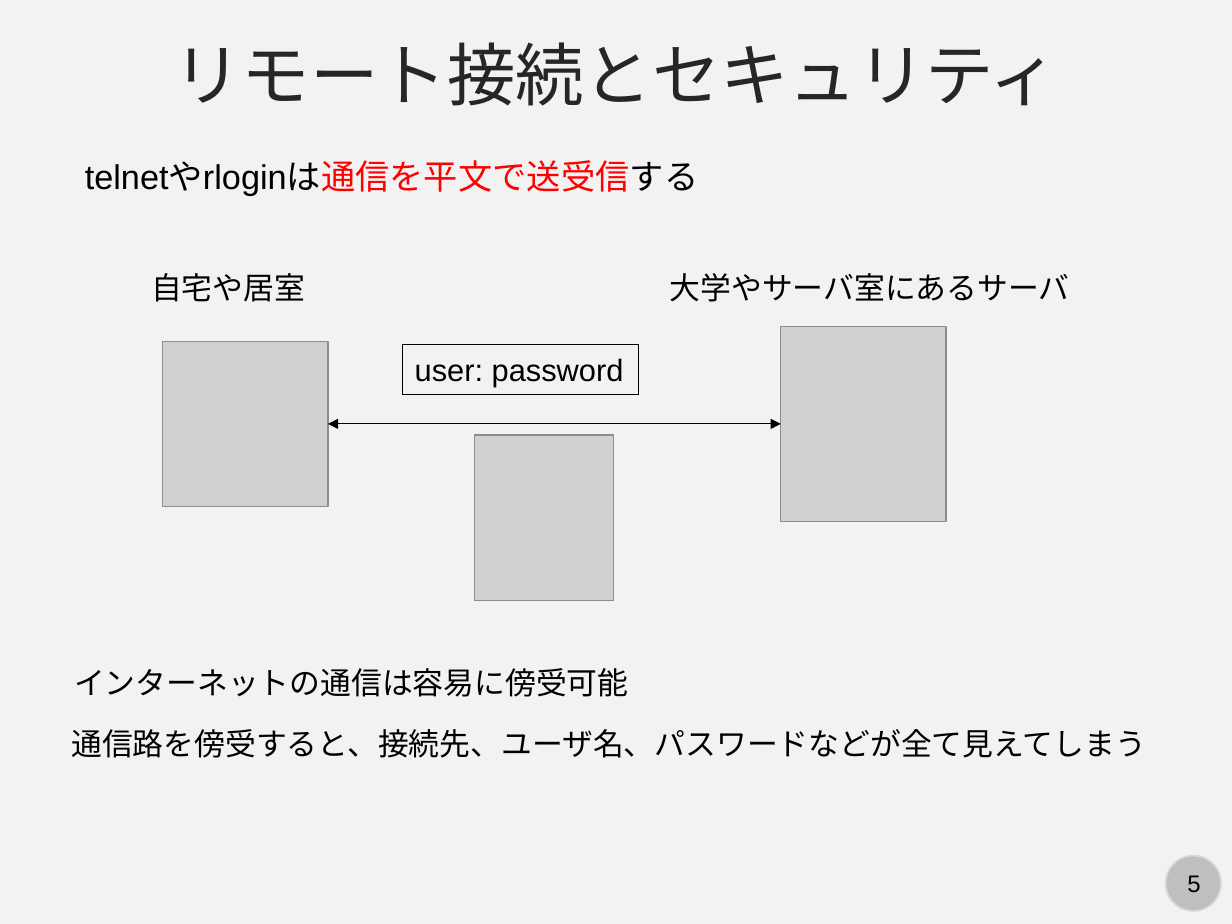
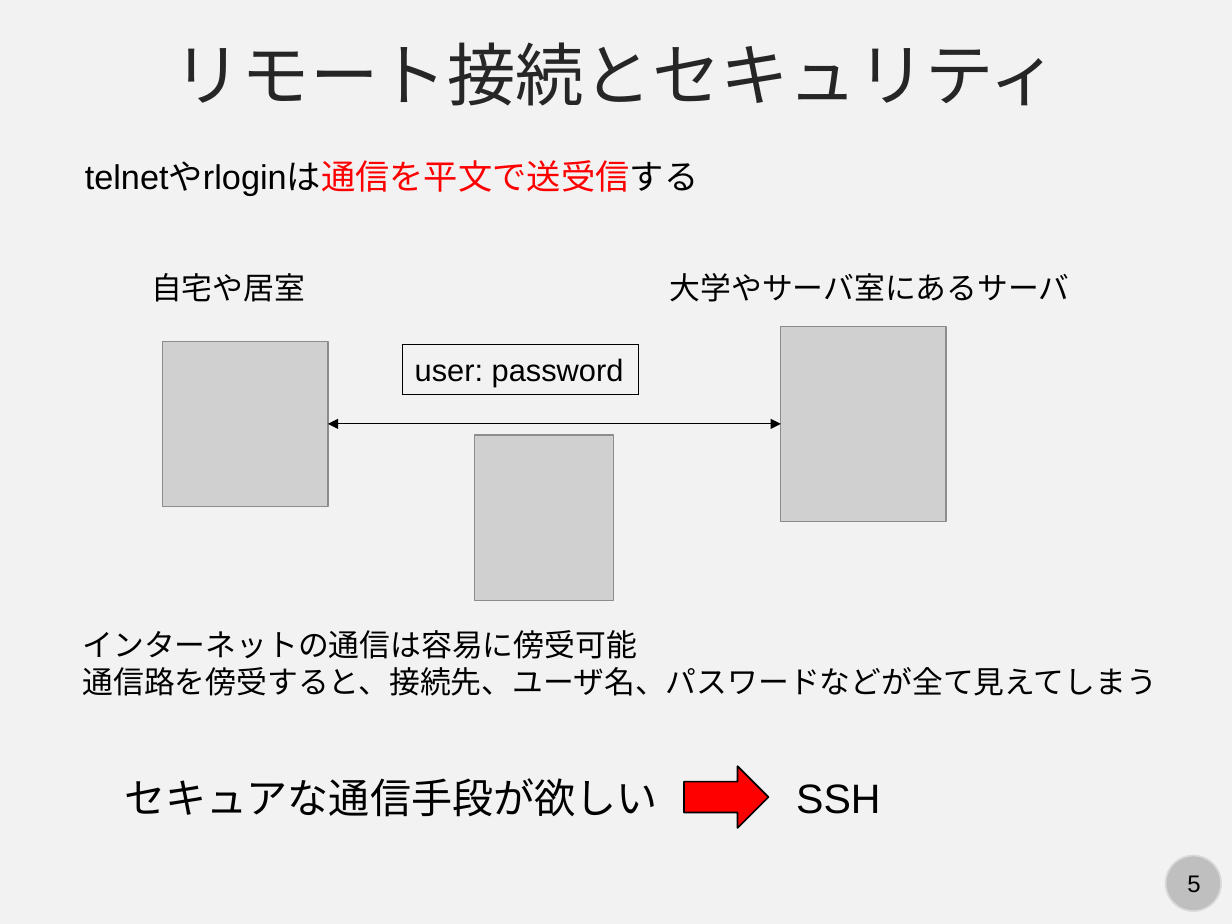
Before and after one commit to kaityo256/lab_startup, a slide deck: slide 5 of ssh/ssh.pptx. Drawn at 1232x924 pixels with LibreOffice and Linux fonts; fonts in the diff are those of the drawing; grey boxes stand for pictures. Boxes give left, top, right and bottom in pixels: in the first picture for what was removed or moved away, otherwise in the second. Text is boxed around its words. In the diff, an @@ line names an element or a change of style, - is before the commit and + after.

```diff
--- a/ssh/ssh.pptx
+++ b/ssh/ssh.pptx
@@ text "インターネットの通信は容易に傍受可能": place and size @@
-text "インターネットの通信は容易に傍受可能" at bbox=[74, 668, 628, 697]
+text "インターネットの通信は容易に傍受可能" at bbox=[83, 630, 1158, 696]
@@ text at bbox=[83, 667, 1158, 696]: paragraph added @@
+通信路を傍受すると、接続先、ユーザ名、パスワードなどが全て見えてしまう
@@ text removed at bbox=[71, 729, 1146, 758] @@
-通信路を傍受すると、接続先、ユーザ名、パスワードなどが全て見えてしまう
@@ text added at bbox=[124, 778, 657, 817], 24 pt, text #000000 @@
+セキュアな通信手段が欲しい
@@ right arrow added at bbox=[684, 766, 769, 828], fill #FF0000, outline #000000 1 pt @@
@@ text added at bbox=[796, 784, 880, 814], 24 pt, text #000000 @@
+SSH
```
Also in this commit, not shown: 5 other slides changed, 1 other file.
